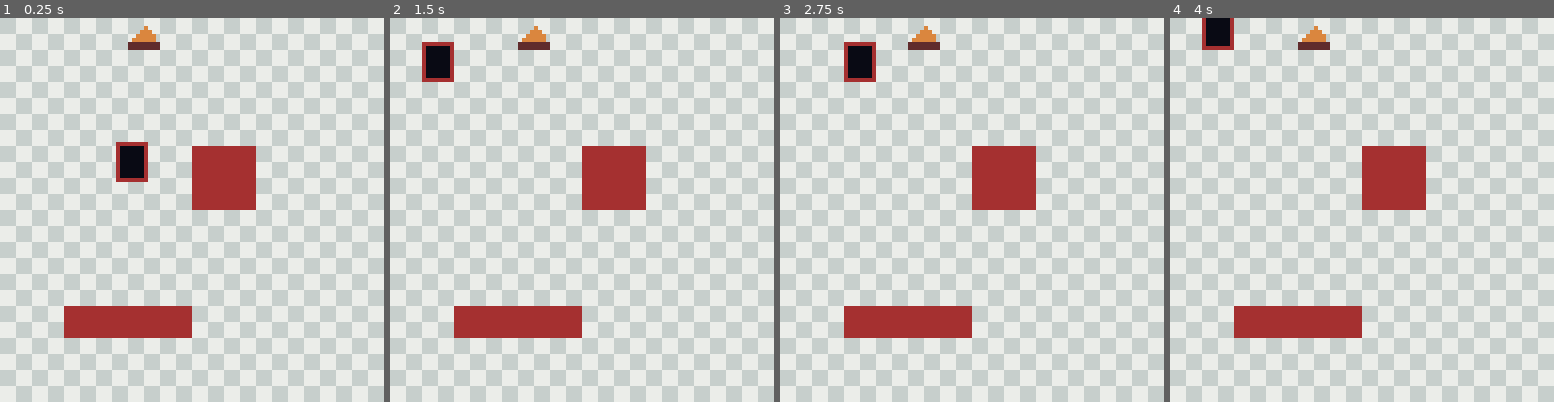
Above: before the commit, frames 1-4 (left to right).
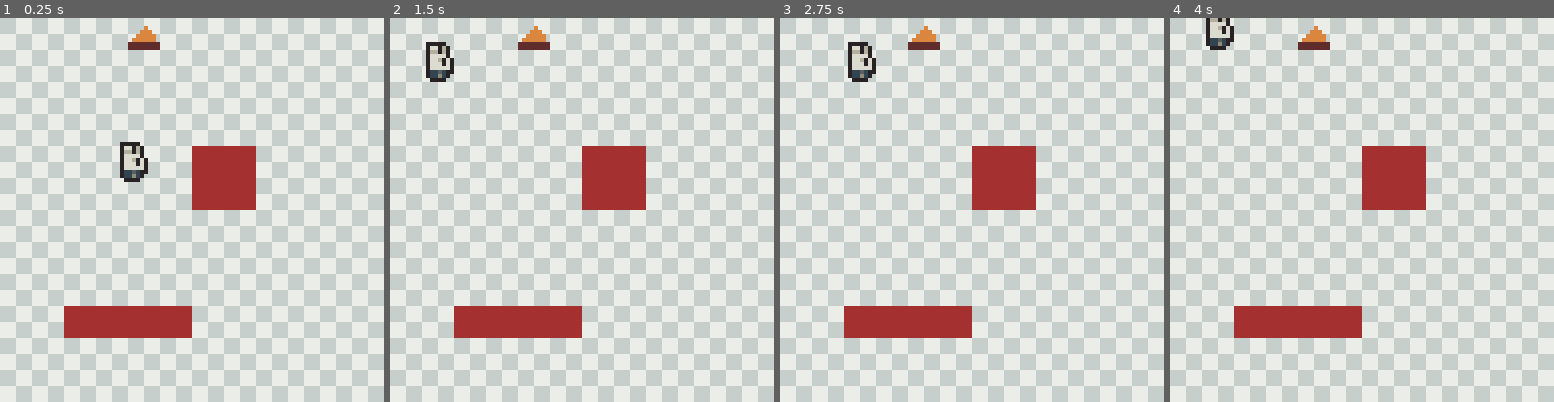
Above: after the commit, the same moments.

Repository: Someone68/cozyfall
Game: Godot game, scene res://scenes/level.tscn
The game is run twice, just before and just after one commit, with the same random seed, the same clock (stepped at 60 frames per second) and the same inputs.
Inputs:
- Up to frame 1 (0.25 s): no input
- Up to frame 2 (1.5 s): tap Enter at 0.5 s; hold Right (ui_right) 0.53-1.28 s; tap Space at 1.25 s; hold Down (ui_down) from 1.28 s (still down)
- Up to frame 3 (2.75 s): tap Enter at 2 s; release Down (ui_down) at 2.03 s; hold Right (ui_right) from 2.03 s (still down)
- Up to frame 4 (4 s): tap Space at 2.75 s; release Right (ui_right) at 2.78 s; hold Up (ui_up) 2.78-3.53 s; tap Enter at 3.5 s; hold Left (ui_left) from 3.53 s (still down)

The runs differ from the first frame. In frame 1, 0.9% of the frame differs, in the area x 30-39%, y 32-43%; in frame 2, 0.9%; in frame 3, 0.9%; in frame 4, 0.7%.

Commit message:
add sprites to player

Diff:
--- a/scenes/player.tscn
+++ b/scenes/player.tscn
@@ -1,11 +1,114 @@
 [gd_scene format=3 uid="uid://bywris2cmufxx"]
 
-[ext_resource type="Texture2D" uid="uid://ctllix3bv8nli" path="res://sprites/player_placeholder.png" id="1_3vyb7"]
 [ext_resource type="Script" uid="uid://btaqfm32mplau" path="res://scripts/player.gd" id="1_g2els"]
+[ext_resource type="Texture2D" uid="uid://cx1df8p13focj" path="res://sprites/rabbit_spritesheet.png" id="2_g2els"]
+
+[sub_resource type="AtlasTexture" id="AtlasTexture_qhqgy"]
+atlas = ExtResource("2_g2els")
+region = Rect2(0, 0, 8, 14)
+
+[sub_resource type="AtlasTexture" id="AtlasTexture_dqkch"]
+atlas = ExtResource("2_g2els")
+region = Rect2(8, 0, 8, 14)
+
+[sub_resource type="AtlasTexture" id="AtlasTexture_qlg0r"]
+atlas = ExtResource("2_g2els")
+region = Rect2(16, 0, 8, 14)
+
+[sub_resource type="AtlasTexture" id="AtlasTexture_tuyoq"]
+atlas = ExtResource("2_g2els")
+region = Rect2(24, 0, 8, 14)
+
+[sub_resource type="AtlasTexture" id="AtlasTexture_fjrip"]
+atlas = ExtResource("2_g2els")
+region = Rect2(0, 28, 8, 14)
+
+[sub_resource type="AtlasTexture" id="AtlasTexture_smehm"]
+atlas = ExtResource("2_g2els")
+region = Rect2(8, 28, 8, 14)
+
+[sub_resource type="AtlasTexture" id="AtlasTexture_ur7pv"]
+atlas = ExtResource("2_g2els")
+region = Rect2(16, 28, 8, 14)
+
+[sub_resource type="AtlasTexture" id="AtlasTexture_y4r1p"]
+atlas = ExtResource("2_g2els")
+region = Rect2(24, 28, 8, 14)
+
+[sub_resource type="AtlasTexture" id="AtlasTexture_d2wvv"]
+atlas = ExtResource("2_g2els")
+region = Rect2(0, 14, 8, 14)
+
+[sub_resource type="AtlasTexture" id="AtlasTexture_3v2ag"]
+atlas = ExtResource("2_g2els")
+region = Rect2(8, 14, 8, 14)
+
+[sub_resource type="AtlasTexture" id="AtlasTexture_jej6c"]
+atlas = ExtResource("2_g2els")
+region = Rect2(16, 14, 8, 14)
+
+[sub_resource type="AtlasTexture" id="AtlasTexture_f1ej7"]
+atlas = ExtResource("2_g2els")
+region = Rect2(24, 14, 8, 14)
+
+[sub_resource type="SpriteFrames" id="SpriteFrames_fsrav"]
+animations = [{
+"frames": [{
+"duration": 1.0,
+"texture": SubResource("AtlasTexture_qhqgy")
+}, {
+"duration": 1.0,
+"texture": SubResource("AtlasTexture_dqkch")
+}, {
+"duration": 1.0,
+"texture": SubResource("AtlasTexture_qlg0r")
+}, {
+"duration": 1.0,
+"texture": SubResource("AtlasTexture_tuyoq")
+}],
+"loop": 1,
+"name": &"down",
+"speed": 5.0
+}, {
+"frames": [{
+"duration": 1.0,
+"texture": SubResource("AtlasTexture_fjrip")
+}, {
+"duration": 1.0,
+"texture": SubResource("AtlasTexture_smehm")
+}, {
+"duration": 1.0,
+"texture": SubResource("AtlasTexture_ur7pv")
+}, {
+"duration": 1.0,
+"texture": SubResource("AtlasTexture_y4r1p")
+}],
+"loop": 1,
+"name": &"right",
+"speed": 5.0
+}, {
+"frames": [{
+"duration": 1.0,
+"texture": SubResource("AtlasTexture_d2wvv")
+}, {
+"duration": 1.0,
+"texture": SubResource("AtlasTexture_3v2ag")
+}, {
+"duration": 1.0,
+"texture": SubResource("AtlasTexture_jej6c")
+}, {
+"duration": 1.0,
+"texture": SubResource("AtlasTexture_f1ej7")
+}],
+"loop": 1,
+"name": &"up",
+"speed": 5.0
+}]
 
 [node name="Player" type="Node2D" unique_id=230875539]
 script = ExtResource("1_g2els")
 
-[node name="Sprite2D" type="Sprite2D" parent="." unique_id=1162514299]
-position = Vector2(4, 3)
-texture = ExtResource("1_3vyb7")
+[node name="AnimatedSprite2D" type="AnimatedSprite2D" parent="." unique_id=1099299]
+position = Vector2(4, 1)
+sprite_frames = SubResource("SpriteFrames_fsrav")
+animation = &"right"
Not shown, added: sprites/bonfire_spritesheet.png.import
